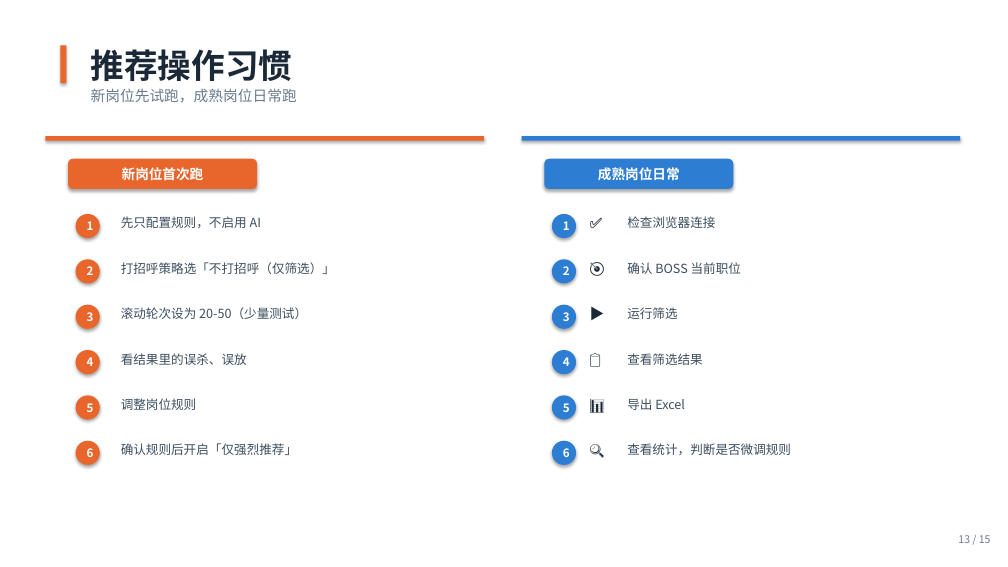
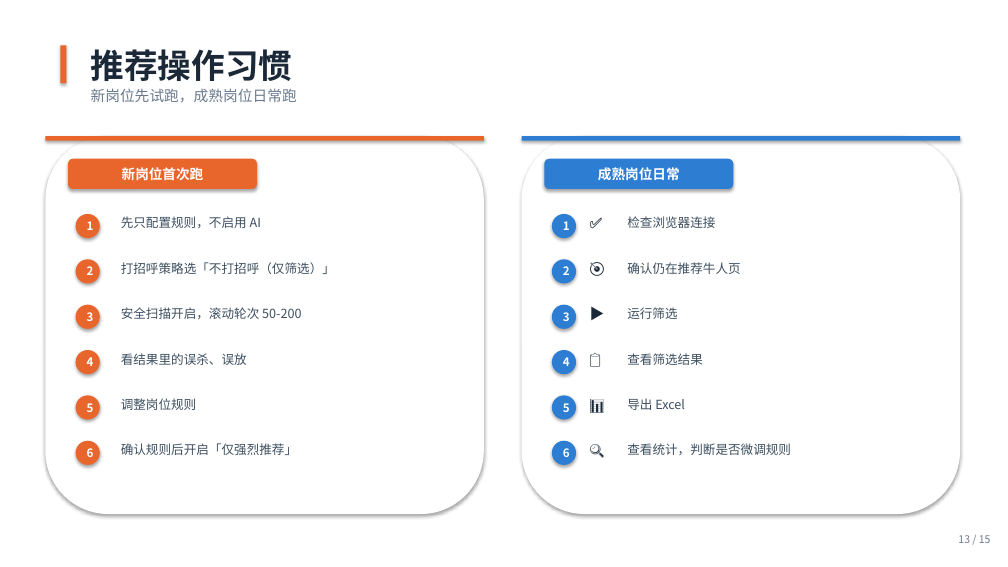
Before and after one commit to chenjinbo1991/boss-resume-filter, a slide deck: slide 13 of docs/BOSS招聘系统操作指南.pptx. Drawn at 1008x567 pixels with LibreOffice and Linux fonts; fonts in the diff are those of the drawing. Boxes give left, top, right and bottom in pixels: in the first picture for what was removed or moved away, otherwise in the second. Text is boxed around its words. In the diff, an @@ line names an element or a change of style, - is before the commit and + after.

Commit message:
文档同步：记录 BOSS 直聘 srcdoc iframe 架构约束
核心发现：
- BOSS 直聘推荐页使用 srcdoc iframe 而非 src URL
- iframe.run_js('return location.href') 始终返回 about:srcdoc
- 导致 API 监听和直调均无效，只能使用 DOM 滚动提取

文档更新：
- CLAUDE.md/AGENTS.md: 更新反爬对抗和候选人提取章节，明确 srcdoc 约束
- 新增记忆文件 boss-srcdoc-architecture.md 记录架构约束和验证方法
- MEMORY.md: 索引新增记忆文件

代码变更：
- bossmaster.py: 添加诊断日志，优化刷新等待逻辑（轮询检查 iframe 内容就绪）
- gui_main.py: 拆分 notice_callback 为阻塞/非阻塞两个回调
- tests: 更新测试用例以适配新的回调机制

```diff
--- a/docs/BOSS招聘系统操作指南.pptx
+++ b/docs/BOSS招聘系统操作指南.pptx
@@ rounded rectangle at (x1=45, y1=136, x2=484, y2=514): shadow on @@
@@ rounded rectangle at (x1=522, y1=136, x2=960, y2=514): shadow on @@
@@ text at (x1=627, y1=262, x2=740, y2=274): text changed @@
-确认 BOSS 当前职位
+确认仍在推荐牛人页
@@ text at (x1=121, y1=307, x2=301, y2=319): text changed @@
-滚动轮次设为 20-50（少量测试）
+安全扫描开启，滚动轮次 50-200
```
Also in this commit, not shown: 13 other slides changed, 16 other files.
